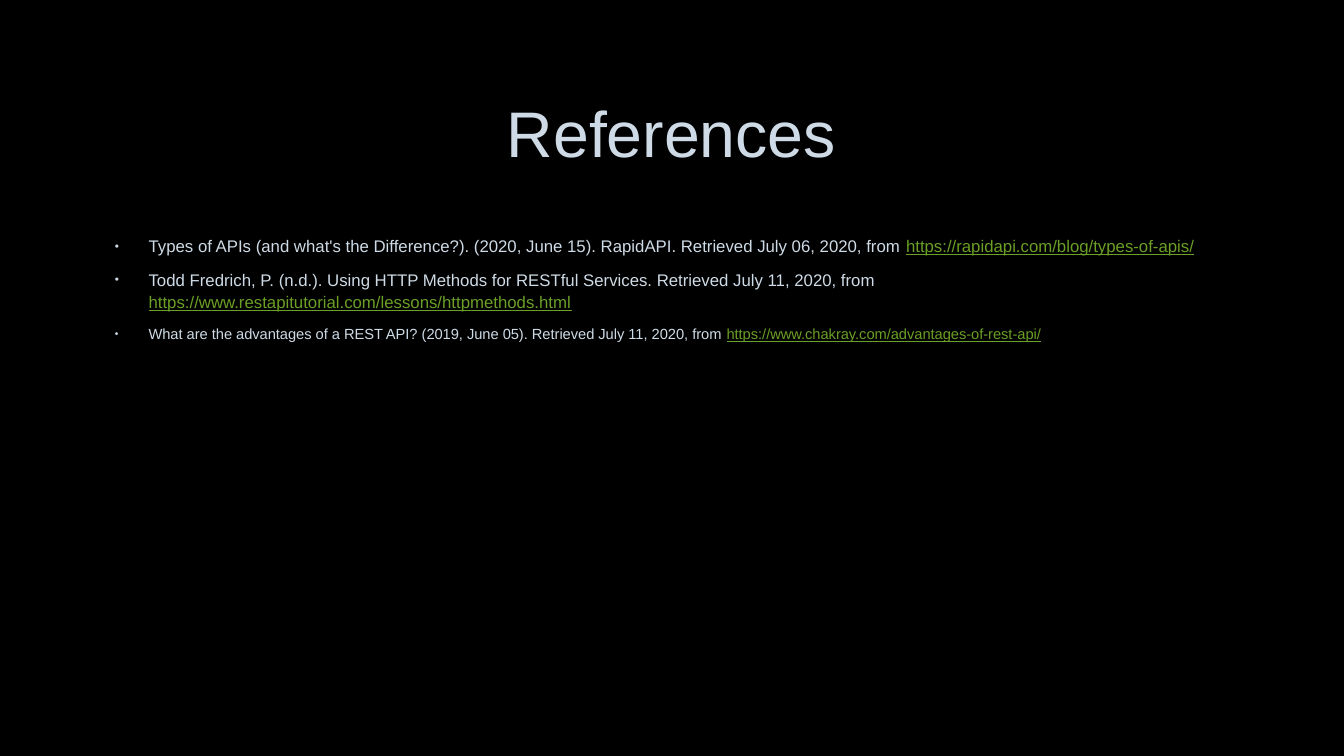
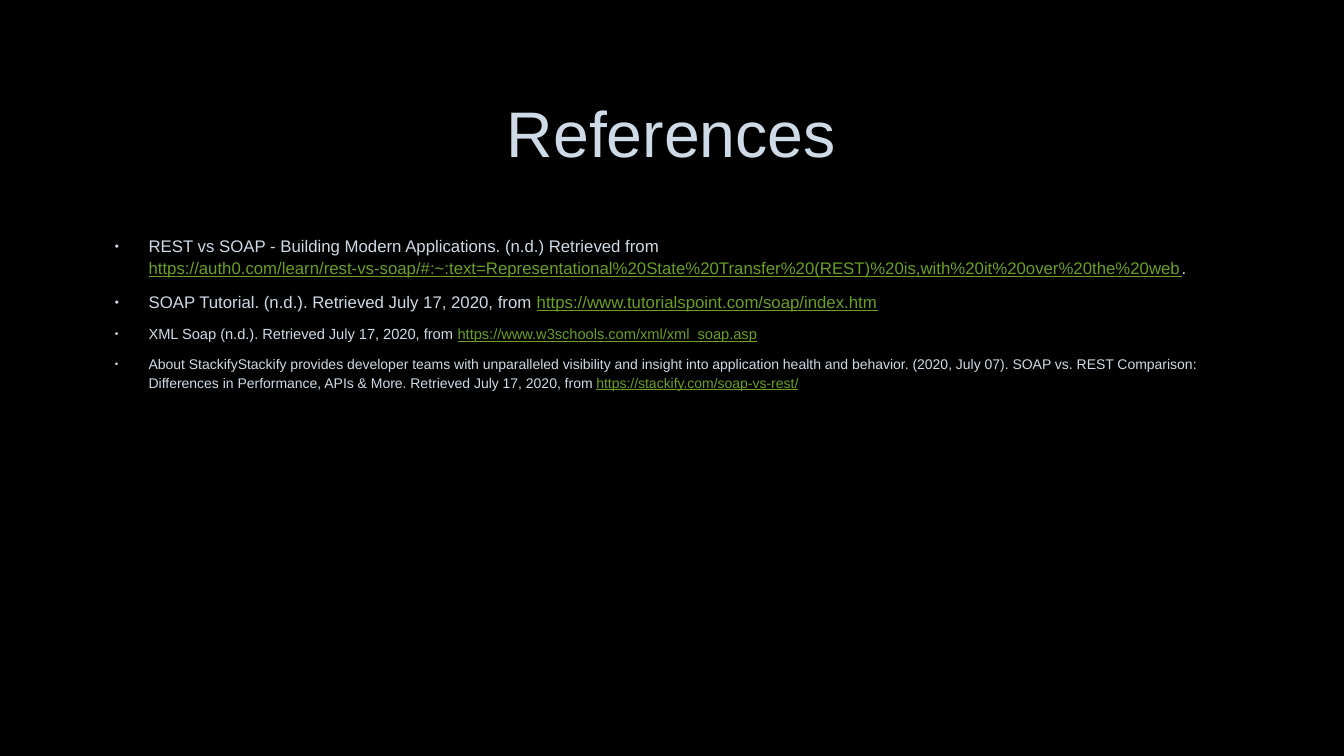
Before and after one commit to nerdommicro/WEB-420, a slide deck: slide 11 of week3/nesbitt-week3.pptx (slide 10 before the commit). Drawn at 1344x756 pixels with LibreOffice and Linux fonts; fonts in the diff are those of the drawing; background and template pictures are left out. Boxes give left, top, right and bottom in pixels: in the first picture for what was removed or moved away, otherwise in the second. Text is boxed around its words. In the diff, an @@ line names an element or a change of style, - is before the commit and + after.

```diff
--- a/week3/nesbitt-week3.pptx
+++ b/week3/nesbitt-week3.pptx
@@ text at (149, 240, 1196, 391): text changed @@
-• Types of APIs (and what's the Difference?). (2020, June 15). RapidAPI. Retrieved July 06, 2020, from https://rapidapi.com/blog/types-of-apis/
-• Todd Fredrich, P. (n.d.). Using HTTP Methods for RESTful Services. Retrieved July 11, 2020, from https://www.restapitutorial.com/lessons/httpmethods.html
-• What are the advantages of a REST API? (2019, June 05). Retrieved July 11, 2020, from https://www.chakray.com/advantages-of-rest-api/
+• REST vs SOAP - Building Modern Applications. (n.d.) Retrieved from https://auth0.com/learn/rest-vs-soap/#:~:text=Representational%20State%20Transfer%20(REST)%20is,with%20it%20over%20the%20web.
+• SOAP Tutorial. (n.d.). Retrieved July 17, 2020, from https://www.tutorialspoint.com/soap/index.htm
+• XML Soap (n.d.). Retrieved July 17, 2020, from https://www.w3schools.com/xml/xml_soap.asp
+• About StackifyStackify provides developer teams with unparalleled visibility and insight into application health and behavior. (2020, July 07). SOAP vs. REST Comparison: Differences in Performance, APIs & More. Retrieved July 17, 2020, from https://stackify.com/soap-vs-rest/
```
Also in this commit, not shown: 7 other slides changed, 3 slides added, 2 slides removed.
